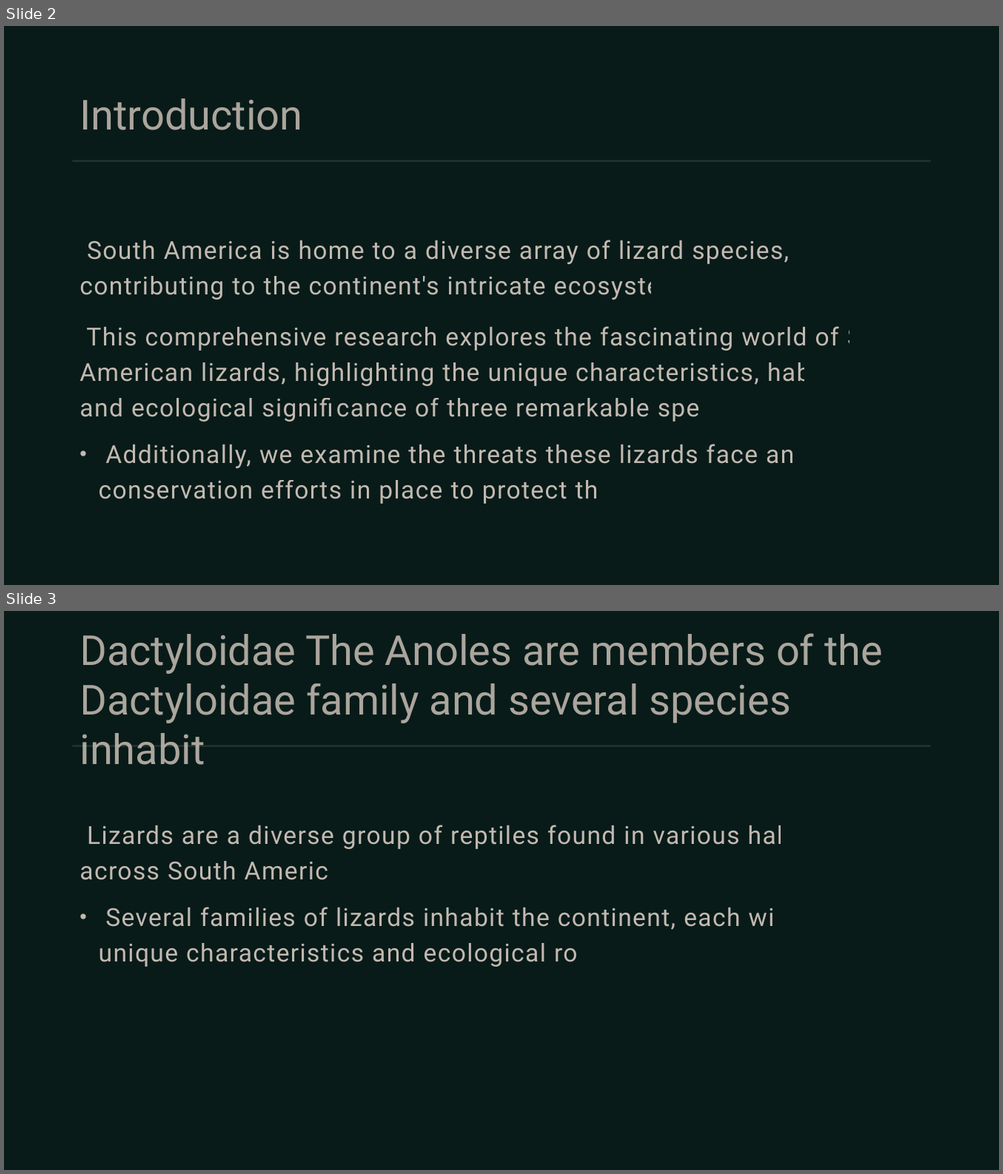
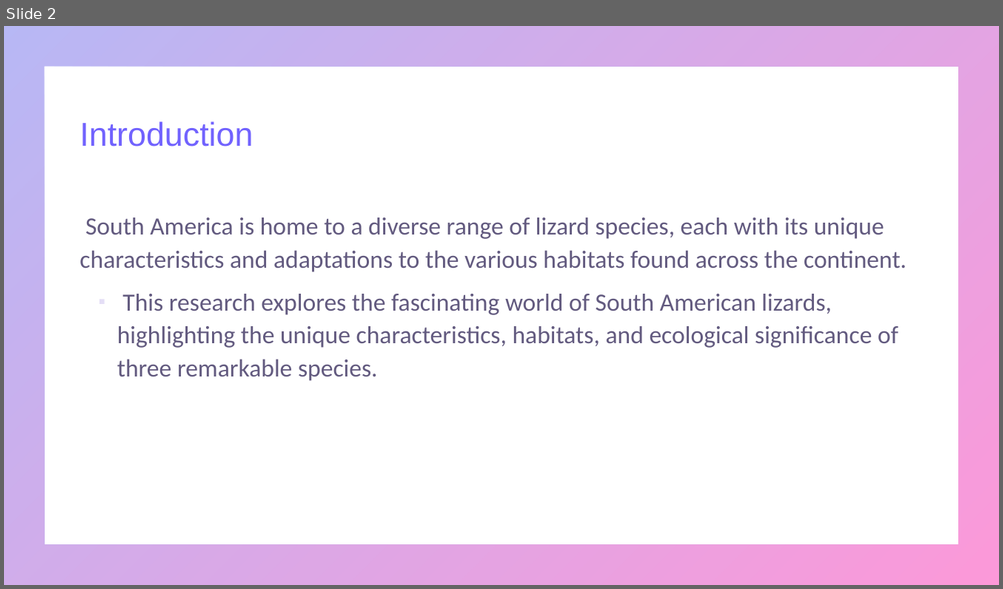
Before and after one commit to umarrasool15/Research2SlidesWebApp, a slide deck: src/main/resources/content/output/A Survey of South American Lizards Biodiversity and Ecological.pptx. Shown one above the other, each under a label of ours: slides 2 and 3 before the commit, slide 2 after it. The pictures are 1003x1174 and 1003x589 pixels, drawn with LibreOffice and Linux fonts; fonts in the diff are those of the drawing. Boxes give left, top, right and bottom in pixels: in the first picture for what was removed or moved away, otherwise in the second. Text is boxed around its words. In the diff, an @@ line names an element or a change of style, - is before the commit and + after.

```diff
--- a/src/main/resources/content/output/A Survey of South American Lizards Biodiversity and Ecological.pptx
+++ b/src/main/resources/content/output/A Survey of South American Lizards Biodiversity and Ecological.pptx
@@ slide 3 removed at (4,611,999,1170), background #081B19; not listed: 1 template element that a slide beside it also shows @@
@@ title removed at (79,633,882,765) @@
-Dactyloidae The Anoles are members of the Dactyloidae family and several species inhabit
@@ text removed at (79,825,845,967) @@
-• Lizards are a diverse group of reptiles found in various habitats across South America.
-  Several families of lizards inhabit the continent, each with its unique characteristics and ecological roles.
@@ slide 2 changed as well @@
@@ background #081B19 to #FFFFFF @@
@@ frame added at (4,26,999,585), fill gradient #4D4EE6 to #F900A0 @@
@@ title "Introduction" at (79,121,253,147): size 40 to 32 pt, font Roboto to Arial, text colour #E2D4CA at 75% opacity to gradient #7162FE to #F900A0; line spacing 1 to 0.9 @@
@@ line removed from (73, 161) to (930, 161) @@
@@ text at (79,218,906,381): text changed; font Roboto to Calibri; text colour #E2D4CA at 85% opacity to #201449 at 70% opacity @@
-• South America is home to a diverse array of lizard species, each contributing to the continent's intricate ecosystems.
-  This comprehensive research explores the fascinating world of South American lizards, highlighting the unique characteristics, habitats, and ecological significance of three remarkable species.
-  Additionally, we examine the threats these lizards face and the conservation efforts in place to protect them.
+▪ South America is home to a diverse range of lizard species, each with its unique characteristics and adaptations to the various habitats found across the continent.
+  This research explores the fascinating world of South American lizards, highlighting the unique characteristics, habitats, and ecological significance of three remarkable species.
```
Also in this commit, not shown: 2 other slides changed, 6 slides added, 5 other slides removed, 8 other files.
